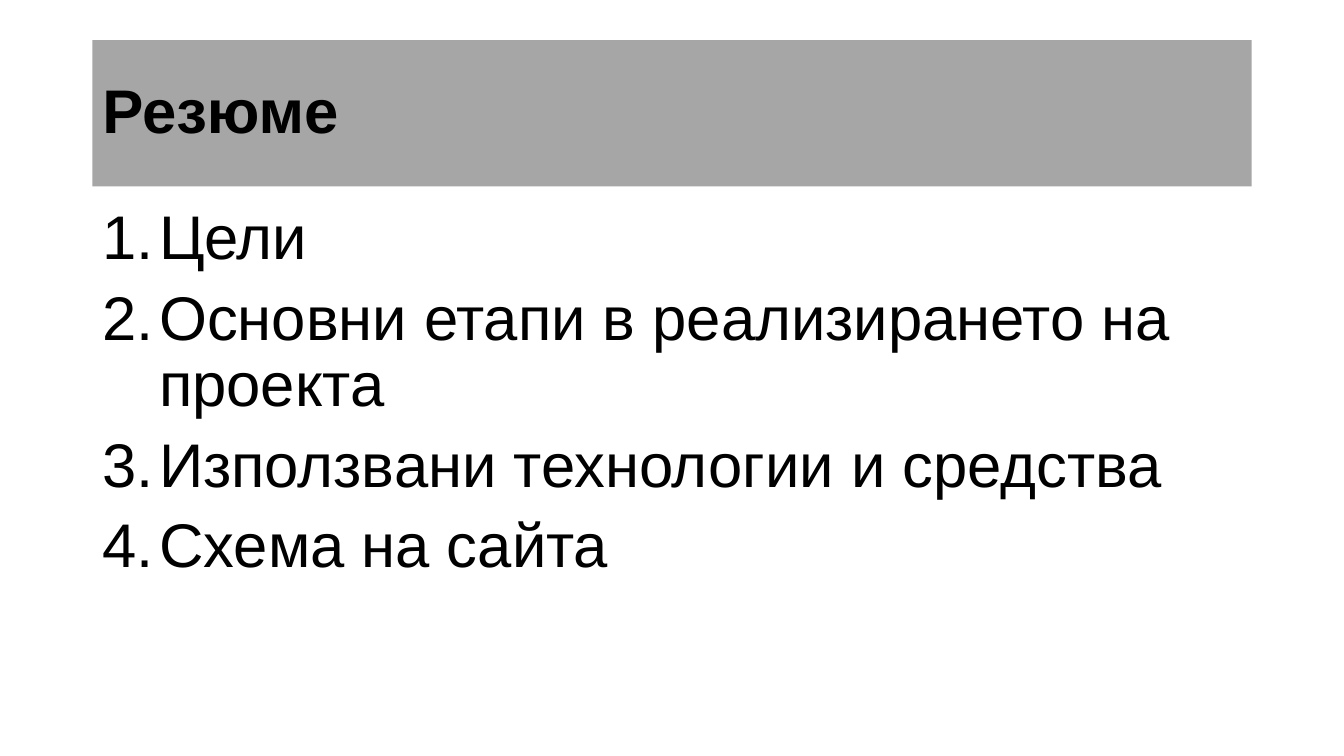
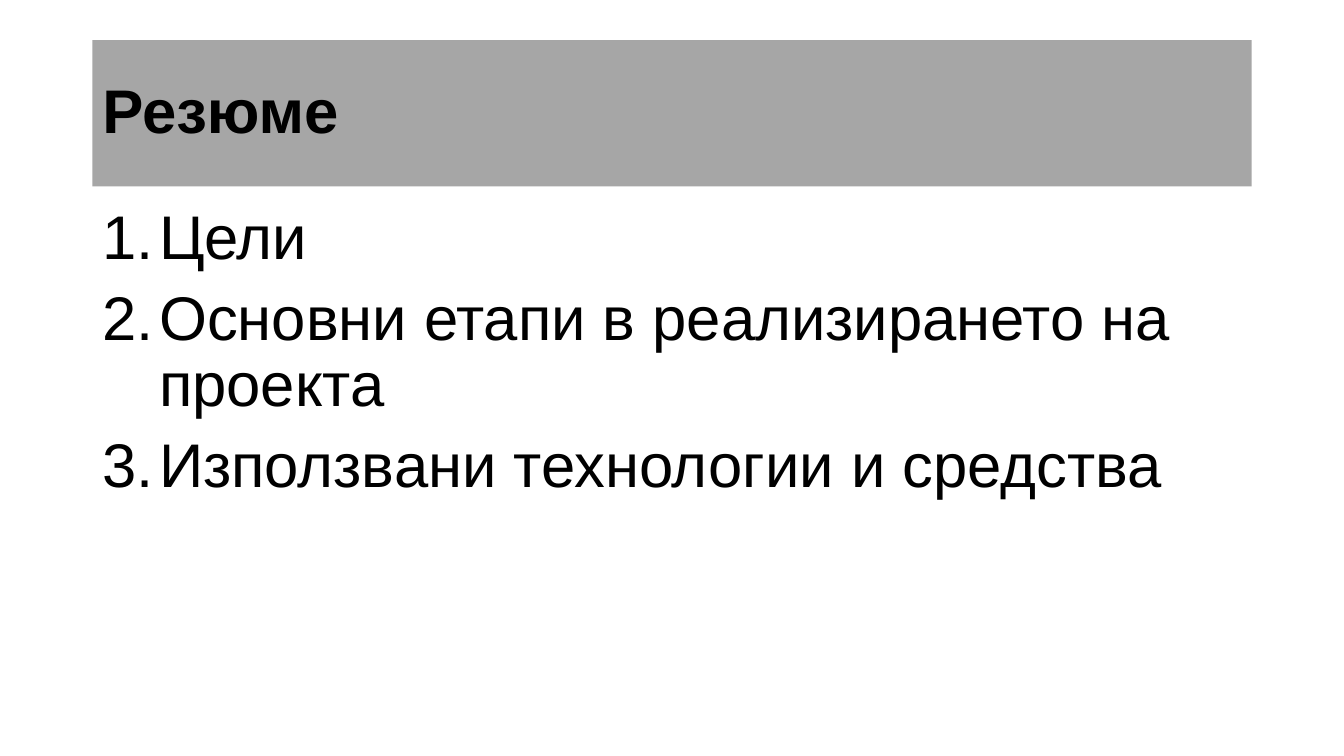
Before and after one commit to codingburgas/8grade-html-css-project-ultramarines, a slide deck: slide 4 of documentation/presentation.pptx. Drawn at 1344x756 pixels with LibreOffice and Linux fonts; fonts in the diff are those of the drawing. Boxes give left, top, right and bottom in pixels: in the first picture for what was removed or moved away, otherwise in the second. Text is boxed around its words. In the diff, an @@ line names an element or a change of style, - is before the commit and + after.

Commit message:
Presentation update

```diff
--- a/documentation/presentation.pptx
+++ b/documentation/presentation.pptx
@@ text at box(102, 521, 608, 568): paragraph removed @@
-4. Схема на сайта
```
Also in this commit, not shown: 1 slide added, 1 other file.
